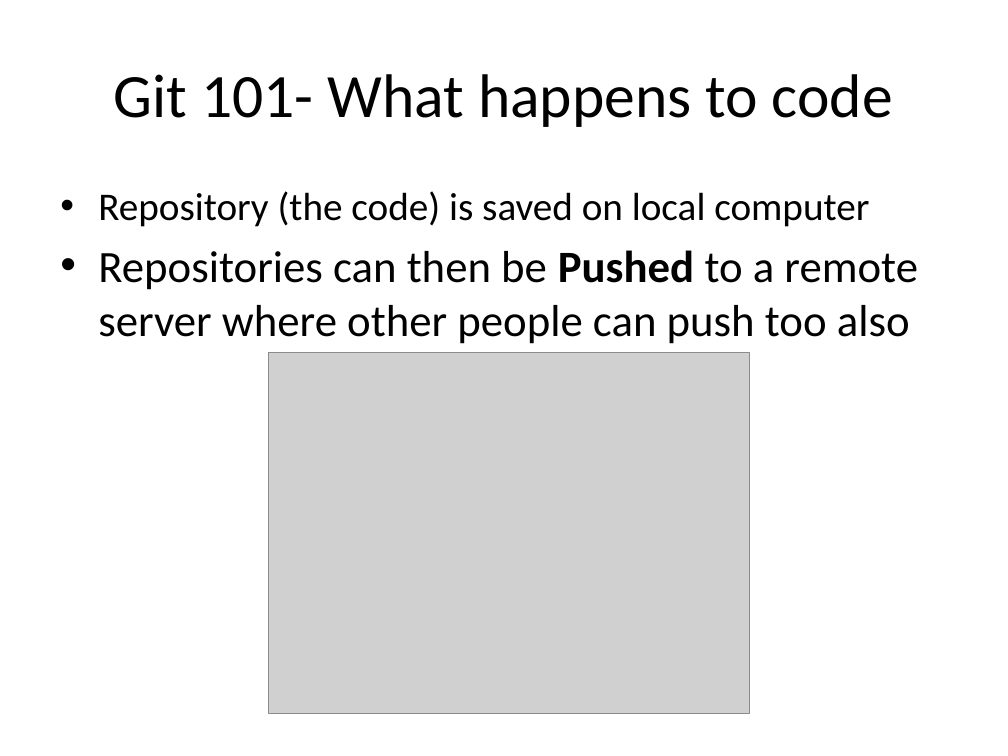
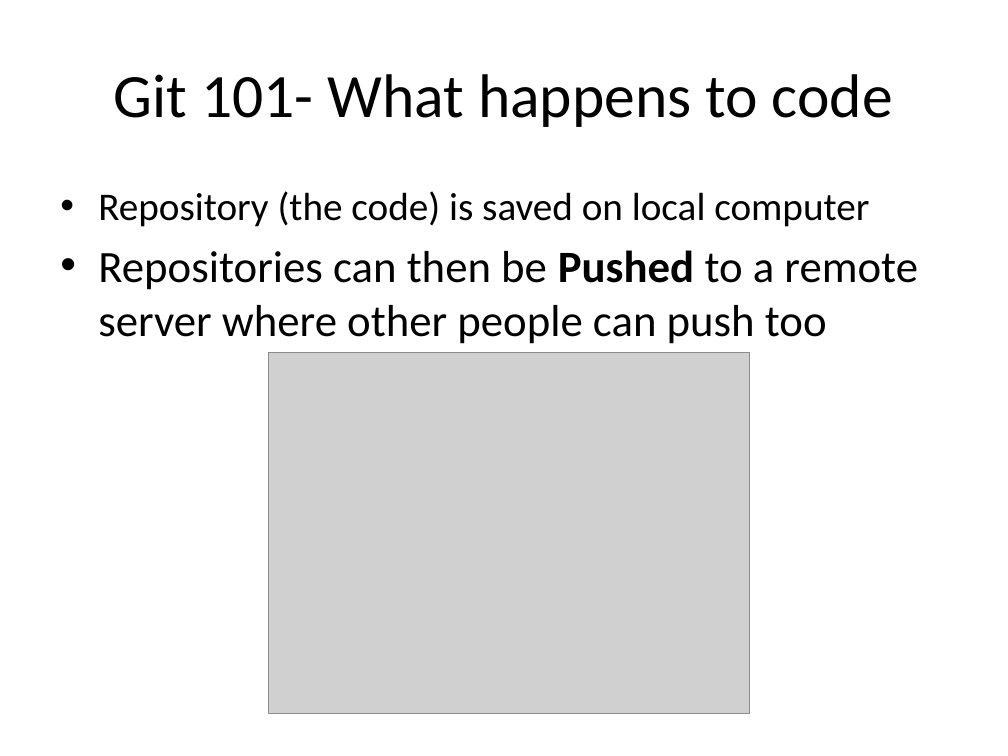
Before and after one commit to sjfricke/IEEE-Mini-Projects-UW-Madison, a slide deck: slide 5 of Tutorial/PowerPoint Versions/Git and using GitHub.pptx. Drawn at 1008x756 pixels with LibreOffice and Linux fonts; fonts in the diff are those of the drawing; grey boxes stand for pictures. Boxes give left, top, right and bottom in pixels: in the first picture for what was removed or moved away, otherwise in the second. Text is boxed around its words. In the diff, an @@ line names an element or a change of style, - is before the commit and + after.

```diff
--- a/Tutorial/PowerPoint Versions/Git and using GitHub.pptx
+++ b/Tutorial/PowerPoint Versions/Git and using GitHub.pptx
@@ text at (x1=98, y1=250, x2=918, y2=344): text changed @@
-• Repositories can then be Pushed to a remote server where other people can push too also
+• Repositories can then be Pushed to a remote server where other people can push too
```
Also in this commit, not shown: 4 other slides changed, 3 other files.
